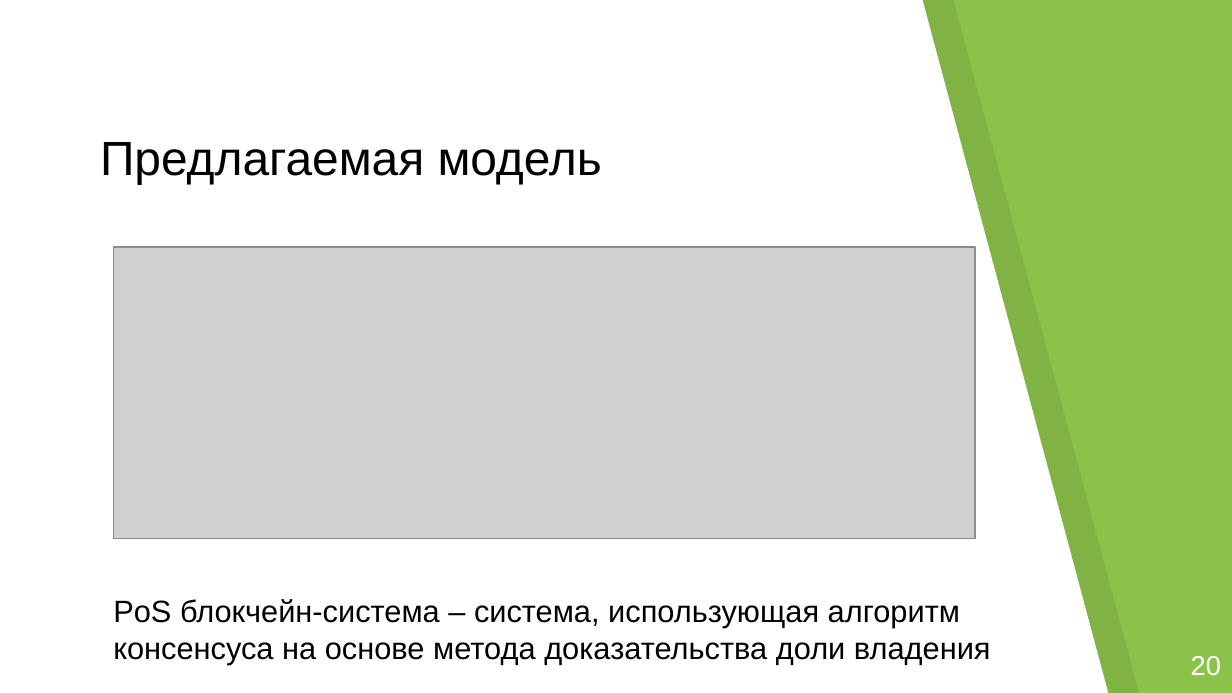
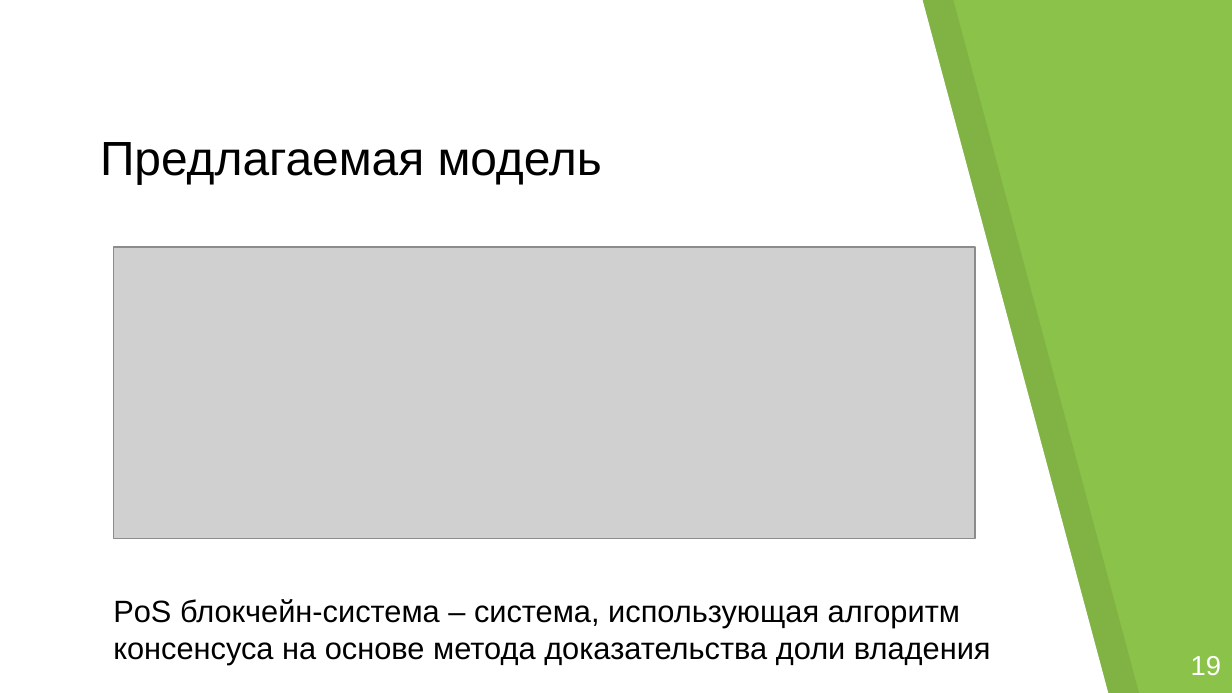
Before and after one commit to georgeee/itmo-master-thesis, a slide deck: slide 7 of presentation.odp. Drawn at 1232x693 pixels with LibreOffice and Linux fonts; fonts in the diff are those of the drawing; grey boxes stand for pictures; background and template pictures are left out. Boxes give left, top, right and bottom in pixels: in the first picture for what was removed or moved away, otherwise in the second. Text is boxed around its words. In the diff, an @@ line names an element or a change of style, - is before the commit and + after.

```diff
--- a/presentation.odp
+++ b/presentation.odp
@@ text at (x1=1191, y1=656, x2=1221, y2=675): text changed @@
-20
+19
```
Also in this commit, not shown: 17 other slides changed, 1 slide removed, 9 other files.
